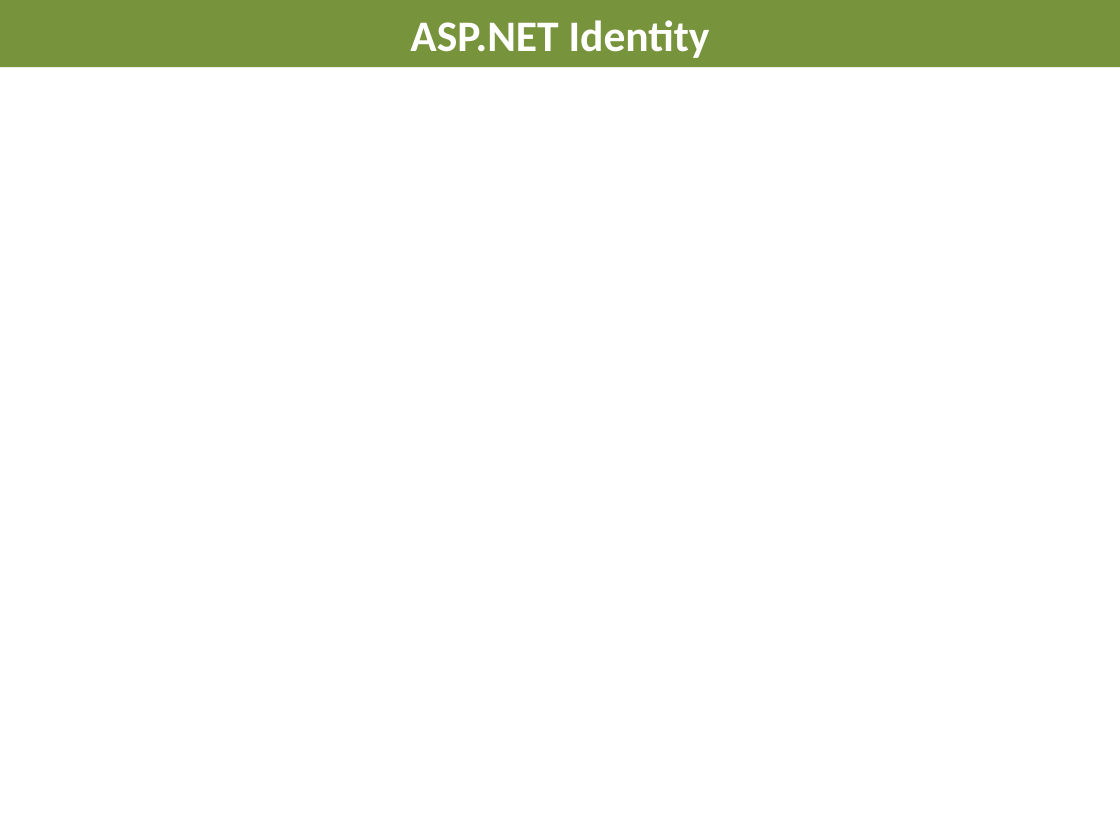
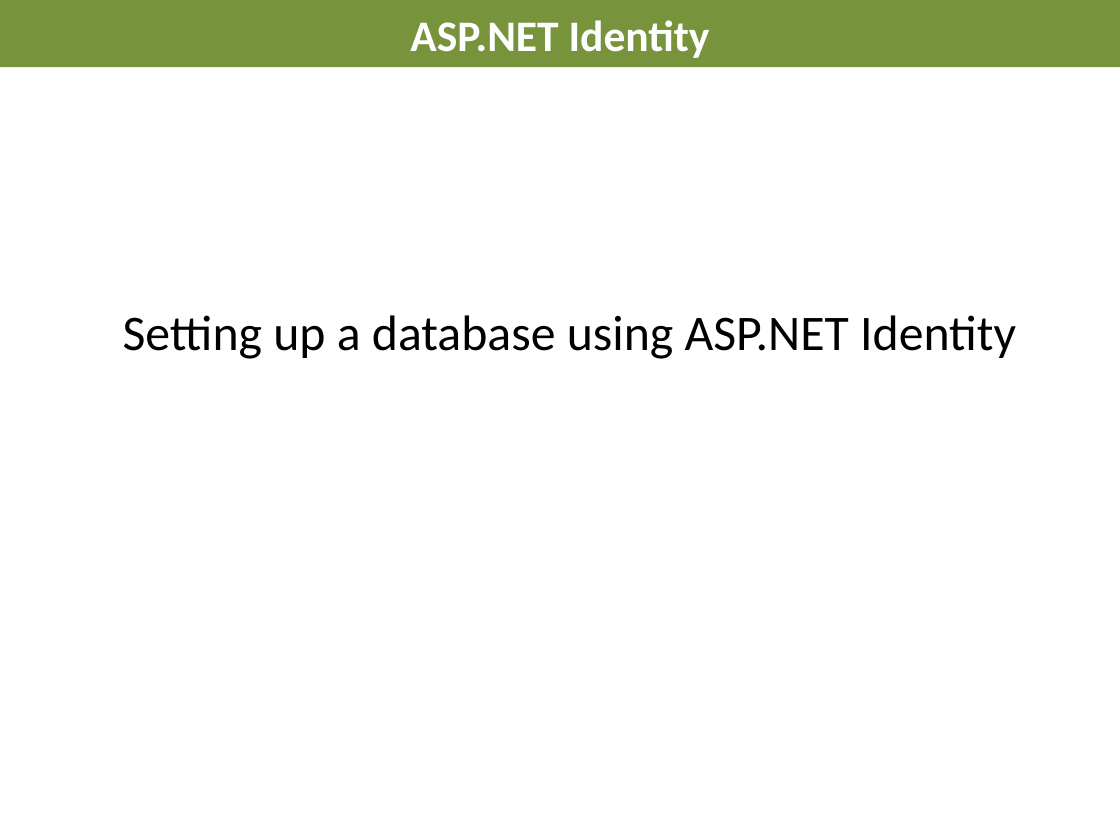
Before and after one commit to AndreasElffors/IdentityTemplate, a slide deck: slide 2 of Documents/Identity-Exercise.pptx. Drawn at 1120x840 pixels with LibreOffice and Linux fonts; fonts in the diff are those of the drawing; background and template pictures are left out. Boxes give left, top, right and bottom in pixels: in the first picture for what was removed or moved away, otherwise in the second. Text is boxed around its words. In the diff, an @@ line names an element or a change of style, - is before the commit and + after.

Commit message:
Identity-Exercise1

```diff
--- a/Documents/Identity-Exercise.pptx
+++ b/Documents/Identity-Exercise.pptx
@@ text added at (123,315,1016,359), 32 pt, text #000000 @@
+Setting up a database using ASP.NET Identity
```
Also in this commit, not shown: 14 slides added.
